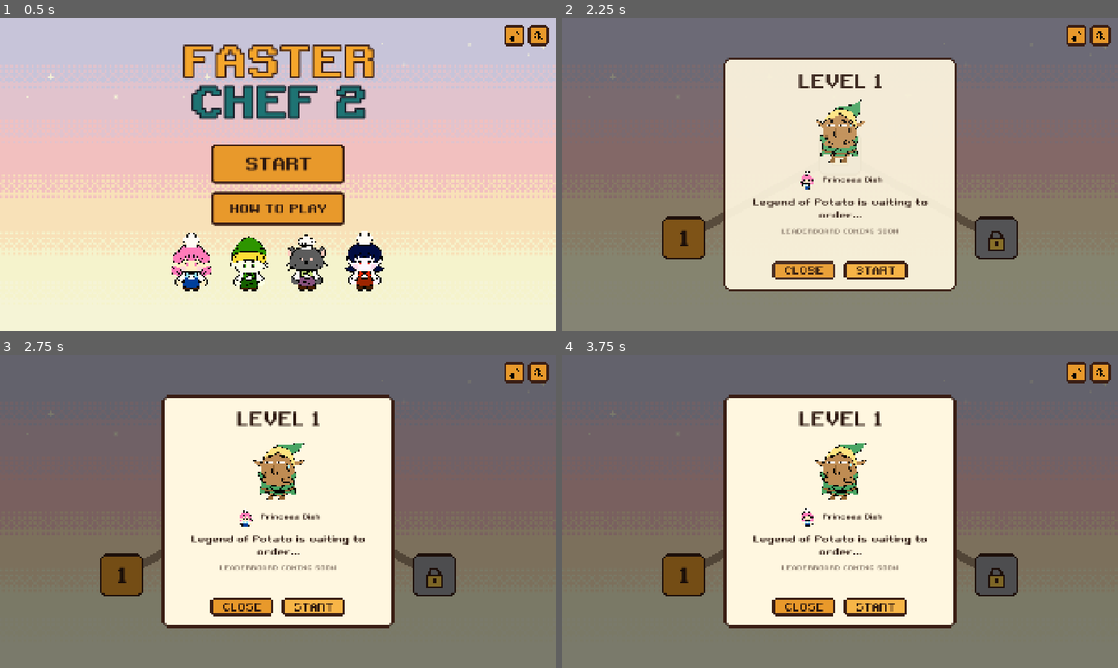
Above: before the commit, frames 1-4 (two rows, left to right).
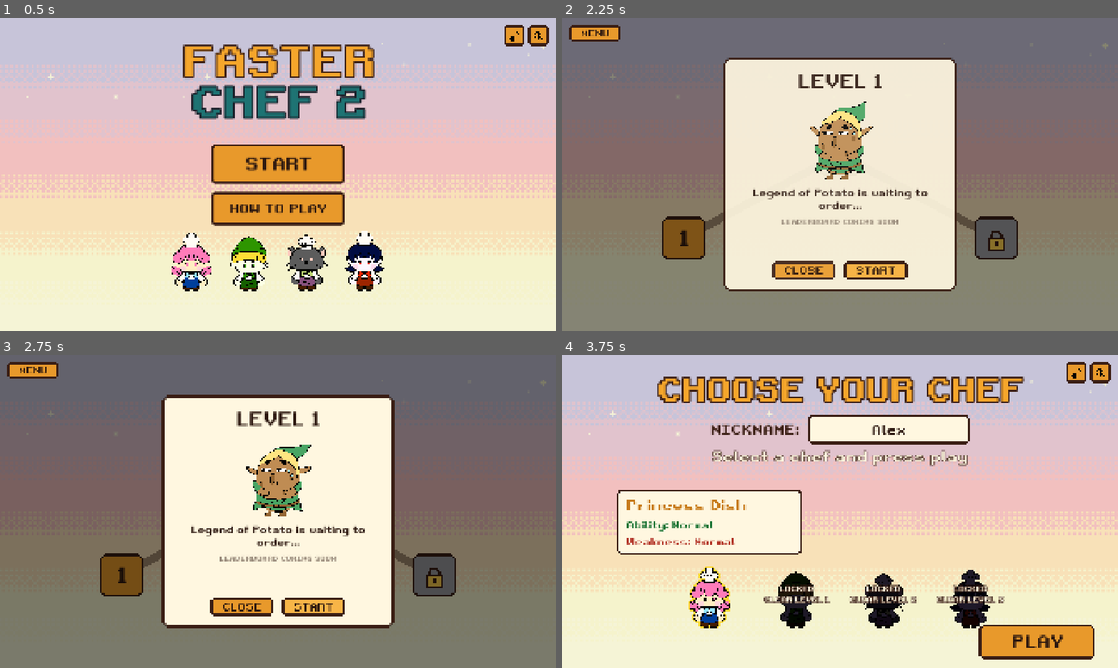
Above: after the commit, the same moments.

Repository: itspaulita/faster-chef-2
Game: Godot game, scene res://scenes/title_screen.tscn
Same seed, same stepped clock (60 frames per second), same inputs: the game is played once before the commit and once after it.
Inputs (mouse positions are in pixels of both pictures, inside the frame that each line leads up to):
- Up to frame 1 (0.5 s): no input
- Up to frame 2 (2.25 s): click "START" at 0.5 s; click (890, 93) at 1.27 s; type "Alex" at 1.35 s; click "PLAY" at 2 s
- Up to frame 3 (2.75 s): no input
- Up to frame 4 (3.75 s): click (595, 370) at 2.75 s, where only the run after the commit has a clickable "MENU"; click (623, 398) at 3.5 s, where only the run after the commit has a clickable "BACK TO LOBBY"

Frame 1 is identical in both runs. In frame 2, 3.8% of the frame differs, in the area x 1-99%, y 2-70%; in frame 3, 3.9%; in frame 4, 92%, in the area x 0-100%, y 0-100%.

Commit message:
add chef unlock system

Diff:
--- a/scripts/chef_stats.gd
+++ b/scripts/chef_stats.gd
@@ -45,7 +45,7 @@
 		"air_jumps": 1,
 		"cats_hop": true,
 		"sheet": "res://assets/images/player/pastatouille.png",
-		"unlock_after": 2,
+		"unlock_after": 1,
 	},
 	"MavisPapaya": {
 		"name": "Mavis Papaya",
--- a/scripts/level_map.gd
+++ b/scripts/level_map.gd
@@ -15,7 +15,7 @@
 const POPUP_SIZE := 800.0       # the popup is always this square
 const MONSTER_FRAMES := [0, 1, 2, 3]   # same idle loop as the order cutscene
 const CHOOSE_CHEF_SCENE := "res://scenes/choose_chef.tscn"
-
+const TITLE_SCENE := "res://scenes/title_screen.tscn"
 
 ## Centre of each level button on the 1920x1080 screen, in level order. Move them here.
 @export var node_positions: Array[Vector2] = [Vector2(420, 760), Vector2(960, 470), Vector2(1500, 760)]
@@ -25,11 +25,15 @@
 var _path_fill: Line2D
 var _popup: Control
 var _busy := false   # true while the unlock animation plays (clicks are ignored)
+var _menu_button: Button
+var _menu_panel: PanelContainer
+var _music_item: Button
+var _sfx_item: Button
 
 
 func _ready() -> void:
 	Audio.music("intro")
-	add_child(SoundToggles.new())
+	_build_menu()
 	var newly := GameState.just_unlocked
 	GameState.just_unlocked = -1
 	# The path is filled up to the last unlocked level (or one before the one about to unlock).
@@ -162,6 +166,77 @@
 	await tween.finished
 	_busy = false
 
+# ---- Menu (top left) ------------------------------------------------------------------
+
+## MENU button with a dropdown: Back to lobby, Music, SFX, Quit. It's on its own layer,
+## so it stays clickable over the level popups.
+func _build_menu() -> void:
+	var layer := CanvasLayer.new()
+	layer.layer = 40   # above the popups, under the sound buttons (50)
+	add_child(layer)
+
+	_menu_button = _button("MENU", 32)
+	_menu_button.position = Vector2(24, 24)
+	_menu_button.focus_mode = Control.FOCUS_NONE
+	_menu_button.pressed.connect(_toggle_menu)
+	layer.add_child(_menu_button)
+
+	_menu_panel = PanelContainer.new()
+	_menu_panel.add_theme_stylebox_override("panel", PixelUI.panel(Color(1, 0.97, 0.88), OUTLINE, 8, 20, 20))
+	_menu_panel.position = Vector2(24, 110)
+	_menu_panel.visible = false
+	layer.add_child(_menu_panel)
+	var list := VBoxContainer.new()
+	list.add_theme_constant_override("separation", 12)
+	_menu_panel.add_child(list)
+	list.add_child(_menu_item("BACK TO LOBBY", _back_to_lobby))
+	_music_item = _menu_item("", Audio.toggle_mute.bind(Audio.MUSIC_BUS))
+	list.add_child(_music_item)
+	_sfx_item = _menu_item("", Audio.toggle_mute.bind(Audio.SFX_BUS))
+	list.add_child(_sfx_item)
+	list.add_child(_menu_item("QUIT", _quit))
+
+	Audio.mute_changed.connect(_refresh_menu)
+	_refresh_menu()
+
+
+func _menu_item(text: String, action: Callable) -> Button:
+	var item := _button(text, 28)
+	item.focus_mode = Control.FOCUS_NONE   # Enter keeps pressing the popup's START
+	item.pressed.connect(action)
+	return item
+
+
+func _toggle_menu() -> void:
+	_menu_panel.visible = not _menu_panel.visible
+
+
+func _refresh_menu() -> void:
+	_music_item.text = "MUSIC: OFF" if Audio.is_muted(Audio.MUSIC_BUS) else "MUSIC: ON"
+	_sfx_item.text = "SFX: OFF" if Audio.is_muted(Audio.SFX_BUS) else "SFX: ON"
+
+
+## Clicking anywhere outside the open menu (or Esc) closes it.
+func _input(event: InputEvent) -> void:
+	if not _menu_panel or not _menu_panel.visible:
+		return
+	if event.is_action_pressed("ui_cancel"):
+		_menu_panel.visible = false
+		get_viewport().set_input_as_handled()
+	elif event is InputEventMouseButton and event.pressed:
+		var pos: Vector2 = event.position
+		if not _menu_panel.get_global_rect().has_point(pos) \
+				and not _menu_button.get_global_rect().has_point(pos):
+			_menu_panel.visible = false
+
+
+## Same as the pause menu: browsers can't close the tab, so the web build goes to the title.
+func _quit() -> void:
+	if OS.has_feature("web"):
+		get_tree().change_scene_to_file(TITLE_SCENE)
+	else:
+		get_tree().quit()
+
 
 # ---- Popups ---------------------------------------------------------------------------
 
@@ -174,9 +249,8 @@
 	monsters.add_theme_constant_override("separation", 20)
 	var pair := info.monsters.size() > 1
 	for m in info.monsters.size():
-		monsters.add_child(_monster_view(info.monsters[m], 180.0 if pair else 220.0, m * 0.15))
+		monsters.add_child(_monster_view(info.monsters[m], 220.0 if pair else 280.0, m * 0.15))
 	box.add_child(monsters)
-	box.add_child(_chef_row())
 	var waiting := _label(_waiting_text(info), 32, INK)
 	waiting.autowrap_mode = TextServer.AUTOWRAP_WORD_SMART
 	box.add_child(waiting)
@@ -192,22 +266,9 @@
 	box.add_child(_button_row([close, start]))
 	start.grab_focus()
 
-## "[chef] Princess Dish  [CHANGE]": who's cooking, and a way to switch (once there's a choice).
-func _chef_row() -> HBoxContainer:
-	var id := GameState.selected_chef_name if ChefStats.DATA.has(GameState.selected_chef_name) else "PrincessDish"
-	var row := HBoxContainer.new()
-	row.alignment = BoxContainer.ALIGNMENT_CENTER
-	row.add_theme_constant_override("separation", 16)
-	row.add_child(_chef_view(id, 72.0))
-	row.add_child(_label(ChefStats.get_stats(id).name, 24, INK))
-	var change := _button("CHANGE", 24)
-	change.visible = GameState.unlocked_chefs.size() > 1
-	change.pressed.connect(_change_chef)
-	row.add_child(change)
-	return row
-
-
-func _change_chef() -> void:
+
+## Choose chef, keeping the level progress (Play there comes back to this map).
+func _back_to_lobby() -> void:
 	GameState.changing_chef = true
 	get_tree().change_scene_to_file(CHOOSE_CHEF_SCENE)
 
@@ -226,7 +287,7 @@
 		column.add_child(_label(ChefStats.get_stats(id).ability, 22, DONE_COLOR))
 		row.add_child(column)
 	box.add_child(row)
-	var note := _label("Pick them with CHANGE in the level popup.", 26, INK)
+	var note := _label("Switch chef from MENU > BACK TO LOBBY.", 26, INK)
 	note.autowrap_mode = TextServer.AUTOWRAP_WORD_SMART
 	box.add_child(note)
 	var ok := _button("NICE!")
